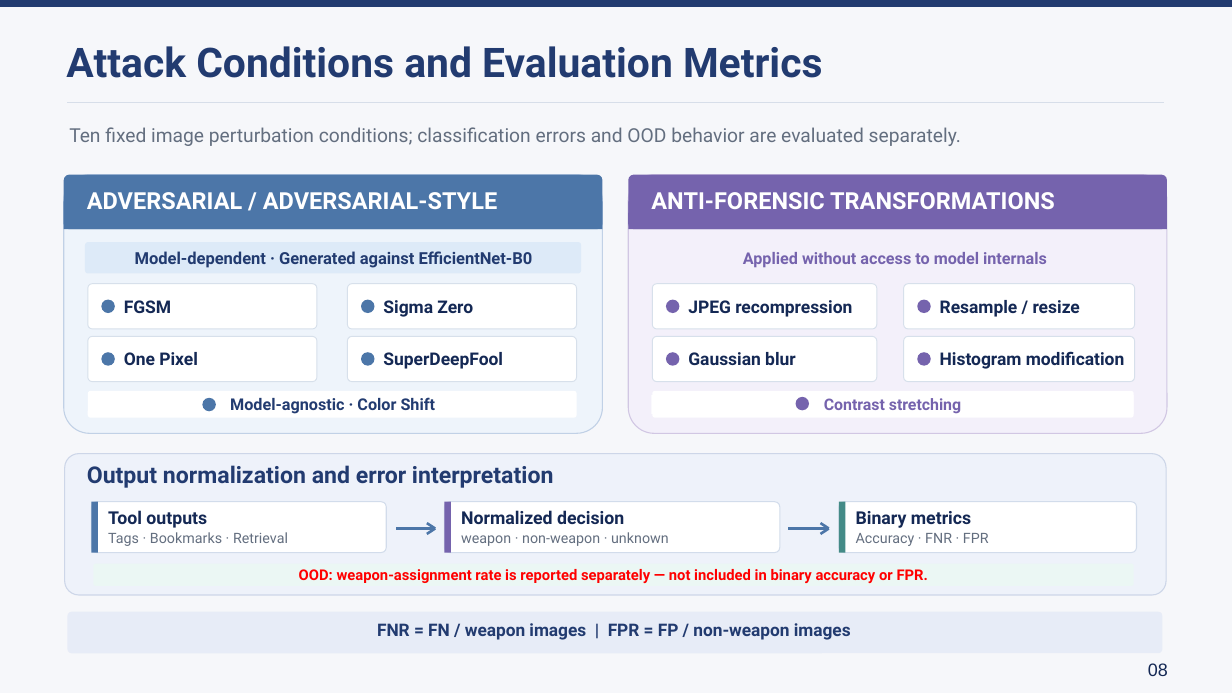
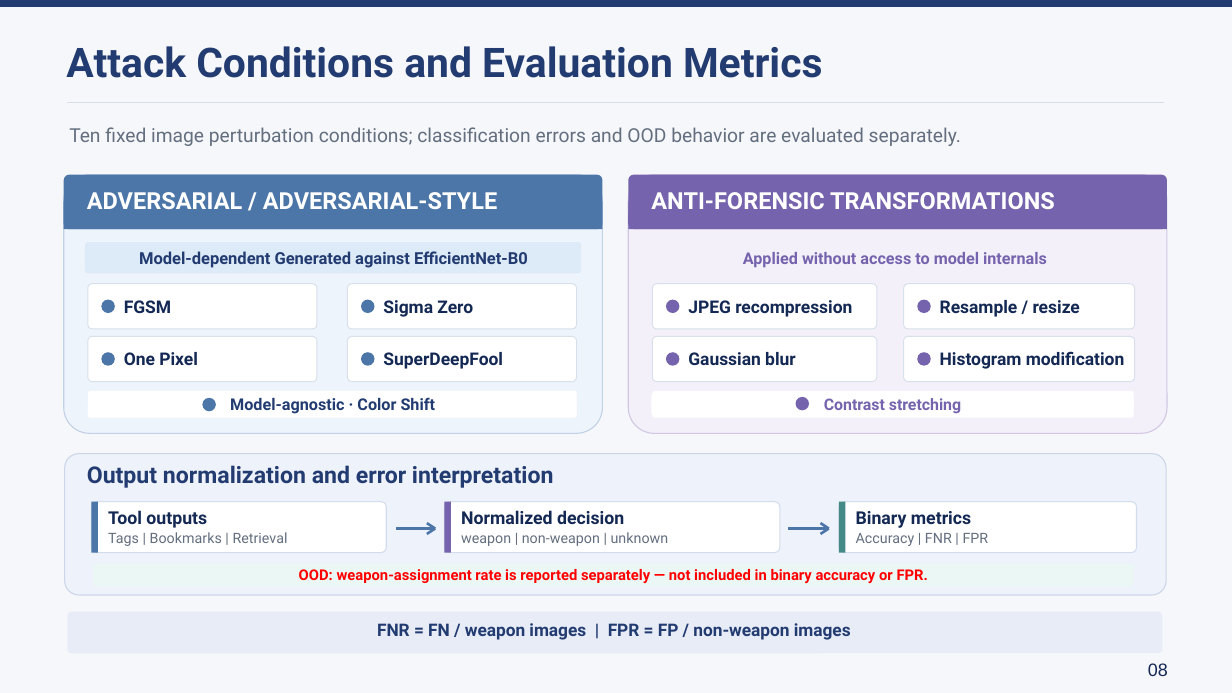
Before and after one commit to lmolinario/Molinario_Thesis_Defense_2026, a slide deck: slide 10 of Molinario_Thesis_Defense_2026.pptx. Drawn at 1232x693 pixels with LibreOffice and Linux fonts; fonts in the diff are those of the drawing. Boxes give left, top, right and bottom in pixels: in the first picture for what was removed or moved away, otherwise in the second. Text is boxed around its words. In the diff, an @@ line names an element or a change of style, - is before the commit and + after.

```diff
--- a/Molinario_Thesis_Defense_2026.pptx
+++ b/Molinario_Thesis_Defense_2026.pptx
@@ text at box(139, 251, 528, 268): text changed @@
-Model-dependent · Generated against EfficientNet-B0
+Model-dependent Generated against EfficientNet-B0
@@ text at box(108, 532, 288, 546): text changed @@
-Tags · Bookmarks · Retrieval
+Tags | Bookmarks | Retrieval
@@ text at box(461, 532, 669, 546): text changed @@
-weapon · non-weapon · unknown
+weapon | non-weapon | unknown
@@ text at box(856, 533, 989, 546): text changed @@
-Accuracy · FNR · FPR
+Accuracy | FNR | FPR
```
Also in this commit, not shown: 11 other slides changed.
